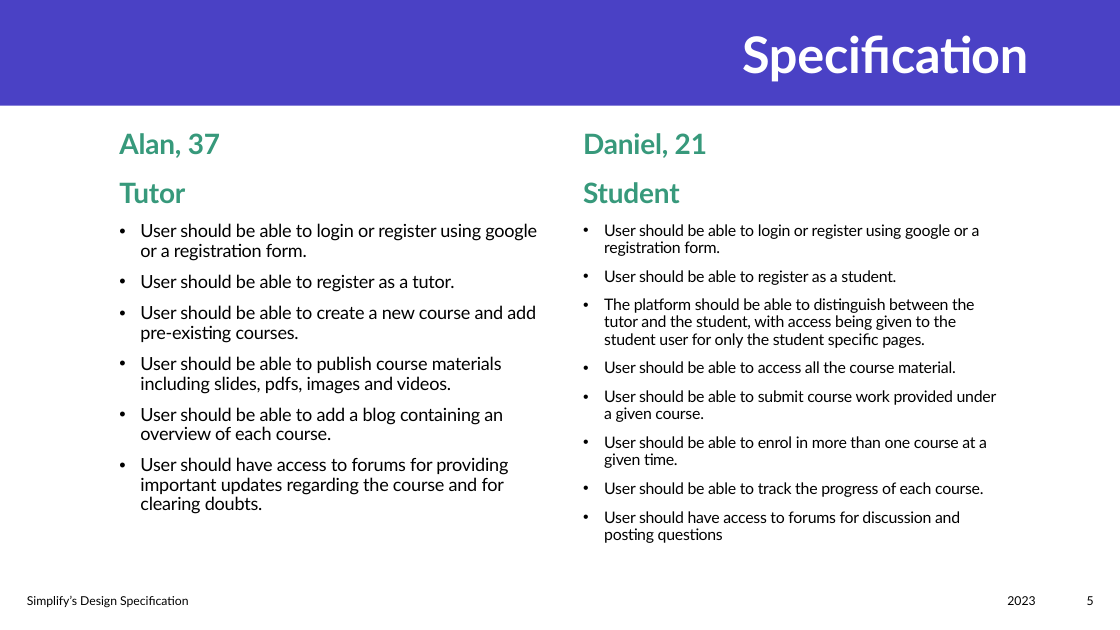
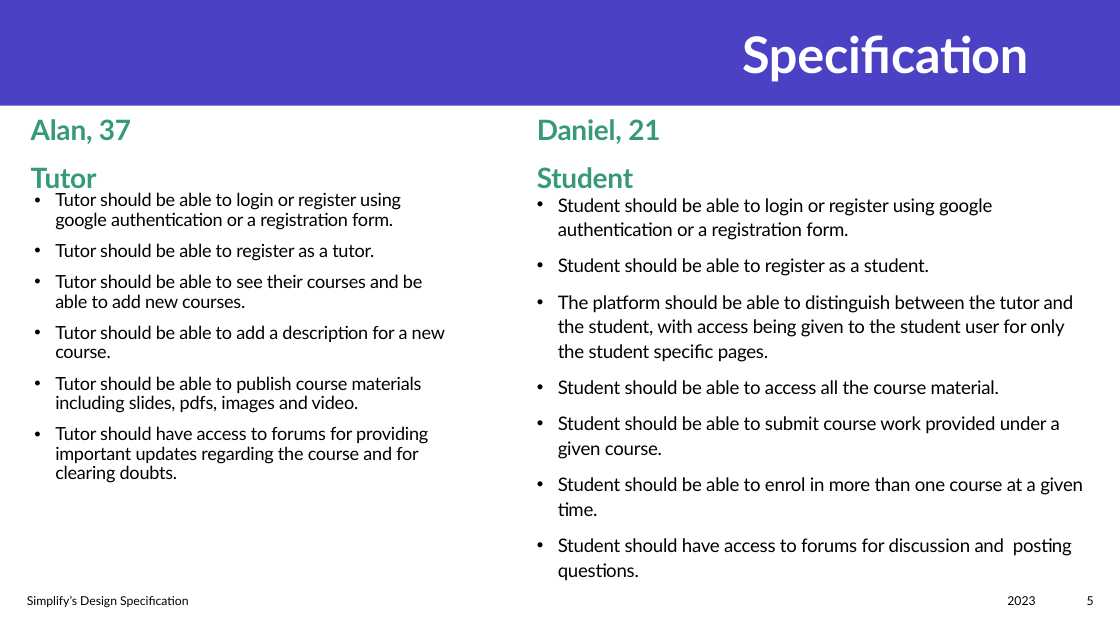
Before and after one commit to praharsh05/ITech-Group, a slide deck: slide 5 of ITech_GP.pptx. Drawn at 1120x630 pixels with LibreOffice and Linux fonts; fonts in the diff are those of the drawing. Boxes give left, top, right and bottom in pixels: in the first picture for what was removed or moved away, otherwise in the second. Text is boxed around its words. In the diff, an @@ line names an element or a change of style, - is before the commit and + after.

Commit message:
latest edit

```diff
--- a/ITech_GP.pptx
+++ b/ITech_GP.pptx
@@ text "Alan, 37" rewrapped from bbox=[119, 133, 220, 203] to bbox=[31, 119, 131, 194] @@
@@ text "Daniel, 21": place and size @@
-text "Daniel, 21" at bbox=[583, 133, 707, 203]
+text "Daniel, 21" at bbox=[537, 119, 660, 188]
@@ text at bbox=[55, 192, 445, 483]: text changed @@
-• User should be able to login or register using google or a registration form.
-• User should be able to register as a tutor.
-• User should be able to create a new course and add pre-existing courses.
-• User should be able to publish course materials including slides, pdfs, images and videos.
-• User should be able to add a blog containing an overview of each course.
-• User should have access to forums for providing important updates regarding the course and for clearing doubts.
+• Tutor should be able to login or register using google authentication or a registration form.
+• Tutor should be able to register as a tutor.
+• Tutor should be able to see their courses and be able to add new courses.
+• Tutor should be able to add a description for a new course.
+• Tutor should be able to publish course materials including slides, pdfs, images and video.
+• Tutor should have access to forums for providing important updates regarding the course and for clearing doubts.
@@ text "Student should be able to ...": place and size @@
-text "Student should be able to ..." at bbox=[604, 224, 997, 543]
+text "Student should be able to ..." at bbox=[558, 198, 1083, 581]
@@ text at bbox=[558, 198, 992, 276]: text changed; size 13.6 to 16 pt @@
-• User should be able to login or register using google or a registration form.
-• User should be able to register as a student.
+• Student should be able to login or register using google authentication or a registration form.
+• Student should be able to register as a student.
@@ text at bbox=[558, 295, 1074, 362]: size 13.6 to 16 pt in "The platform should be able to distinguish ..."; line spacing 0.9 to 1.1 @@
@@ text at bbox=[558, 380, 1083, 581]: text changed; size 13.6 to 16 pt @@
-• User should be able to access all the course material.
-• User should be able to submit course work provided under a given course.
-• User should be able to enrol in more than one course at a given time.
-• User should be able to track the progress of each course.
-• User should have access to forums for discussion and posting questions
+• Student should be able to access all the course material.
+• Student should be able to submit course work provided under a given course.
+• Student should be able to enrol in more than one course at a given time.
+• Student should have access to forums for discussion and posting questions.
```
Also in this commit, not shown: 3 other slides changed.
